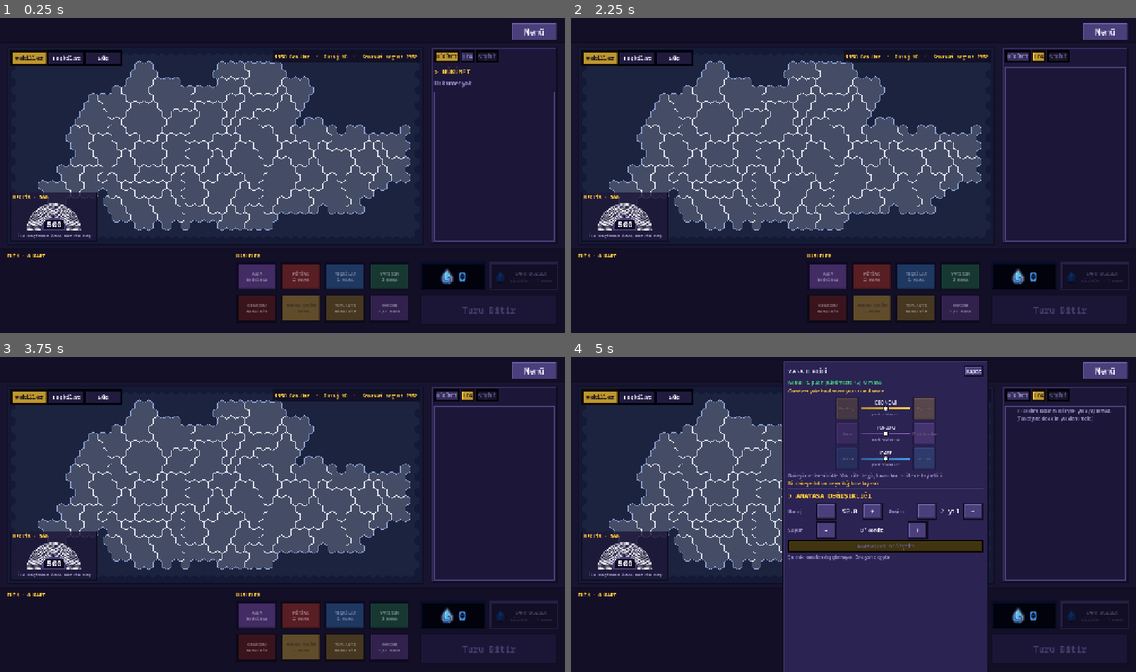
Above: before the commit, frames 1-4 (two rows, left to right).
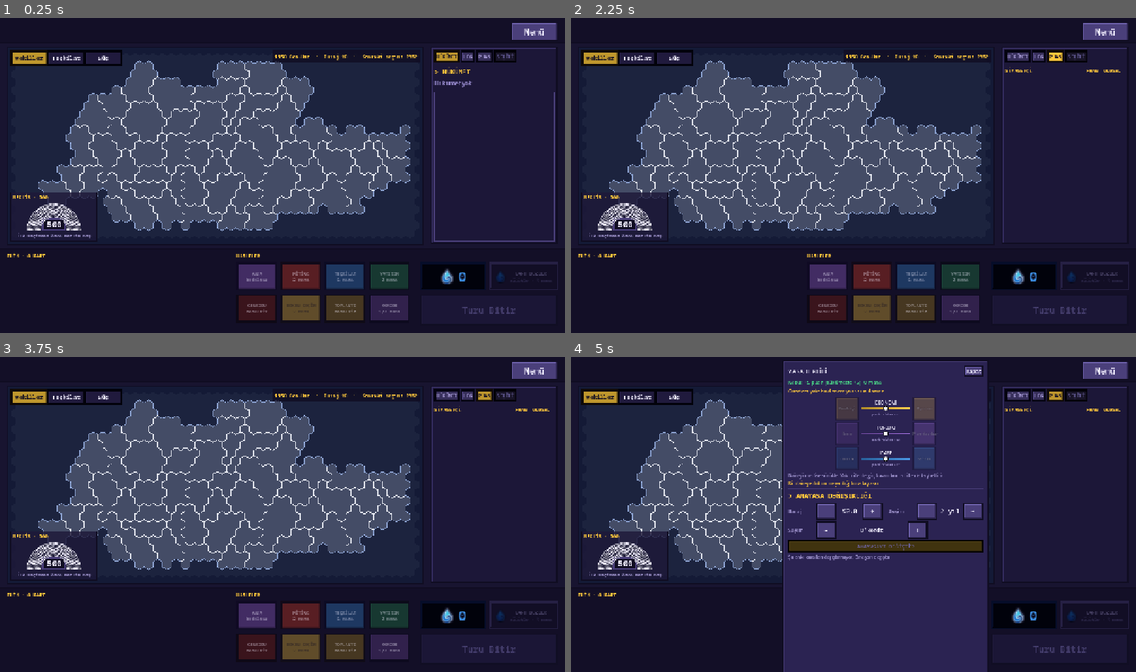
Above: after the commit, the same moments.

Repository: TriQue06/siyaset_oyunu_test_experimental
Game: Godot game, scene res://scenes/GameScreen.tscn
Two runs of this game, one before a commit and one after it. Both use one fixed random seed, a clock stepped at 60 frames per second and the inputs below. This scene is started directly instead of the project's main scene. Sound files missing from this copy of the repository are replaced by a short silence.
Inputs (mouse positions are in pixels of both pictures, inside the frame that each line leads up to):
- Up to frame 1 (0.25 s): no input
- Up to frame 2 (2.25 s): click "HÜKÜMET" at 0.5 s; click "LOG" at 1.25 s; click (1056, 55) at 2 s, where only the run after the commit has a clickable "PUAN"
- Up to frame 3 (3.75 s): click "Menü" at 2.75 s; click "Devam Et (ESC)" at 3.5 s
- Up to frame 4 (5 s): click "YASA bedelsiz" at 4.25 s

The runs differ from the first frame. In frame 1, 0.2% of the frame differs, in the area x 84-92%, y 10-15%; in frame 2, 0.7%; in frame 3, 0.7%; in frame 4, 1.0%, in the area x 76-99%, y 10-72%.

Commit message:
Sürüm 0.0.149: sağ sütunda puan tablosu sekmesi, jenerik müziği daha yüksek
Co-Authored-By: Claude Opus 5.5 <noreply@anthropic.com>

Diff:
--- a/siyaset-oyunu/project.godot
+++ b/siyaset-oyunu/project.godot
@@ -11,7 +11,7 @@
 [application]
 
 config/name="Siyaset Oyunu"
-config/version="0.0.148"
+config/version="0.0.149"
 run/main_scene="res://scenes/Lobby.tscn"
 config/quit_on_go_back=false
 config/features=PackedStringArray("4.7", "Forward Plus")
--- a/siyaset-oyunu/scripts/audio_manager.gd
+++ b/siyaset-oyunu/scripts/audio_manager.gd
@@ -52,7 +52,7 @@
 const GAME_TRACKS := ["game", "game2"]
 ## Parça başına ses kazancı (dB) ve fade süreleri (saniye). game2 kaynakta
 ## ~1,7 dB daha yüksek: kazancı ona göre eşitlendi.
-const MUSIC_GAIN := {"game": -10.0, "game2": -11.7, "election": -3.0, "credits": -5.0}
+const MUSIC_GAIN := {"game": -10.0, "game2": -11.7, "election": -3.0, "credits": 0.0}
 const MUSIC_FADE_IN := {"game": 3.0, "game2": 3.0, "election": 0.35, "credits": 0.5}
 const MUSIC_FADE_OUT := {"game": 3.0, "game2": 3.0, "election": 0.4, "credits": 3.0}
 ## Parçaların ilk saniyesi atlanır (giriş vuruşu/sessizliği istenmiyor).
--- a/siyaset-oyunu/scripts/game_screen.gd
+++ b/siyaset-oyunu/scripts/game_screen.gd
@@ -710,9 +710,9 @@
 	if _side_tabs == null:
 		_side_tabs = HBoxContainer.new()
 		_side_tabs.add_theme_constant_override("separation", 4)
-		for i in 3:
+		for i in 4:
 			var tab := Button.new()
-			tab.text = ["HÜKÜMET", "LOG", "SEÇİLİ"][i]
+			tab.text = ["HÜKÜMET", "LOG", "PUAN", "SEÇİLİ"][i]
 			tab.focus_mode = Control.FOCUS_NONE
 			tab.add_theme_font_size_override("font_size", 11)
 			tab.add_theme_font_override("font", UiTheme.mono(true))
@@ -721,10 +721,87 @@
 			_side_tabs.add_child(tab)
 		vbox.add_child(_side_tabs)
 		vbox.move_child(_side_tabs, 0)
+		# PUAN TABLOSU: bütün siyasetçilerin puanı ve partilerinin ulusal puanı.
+		_score_scroll = ScrollContainer.new()
+		_score_scroll.horizontal_scroll_mode = ScrollContainer.SCROLL_MODE_DISABLED
+		_score_scroll.size_flags_vertical = Control.SIZE_EXPAND_FILL
+		_score_scroll.hide()
+		_score_box = VBoxContainer.new()
+		_score_box.add_theme_constant_override("separation", 4)
+		_score_box.size_flags_horizontal = Control.SIZE_EXPAND_FILL
+		_score_box.add_theme_constant_override("separation", 4)
+		var gutter := MarginContainer.new()
+		gutter.add_theme_constant_override("margin_right", 10)
+		gutter.size_flags_horizontal = Control.SIZE_EXPAND_FILL
+		_score_scroll.add_child(gutter)
+		gutter.add_child(_score_box)
+		vbox.add_child(_score_scroll)
+		vbox.move_child(_score_scroll, 1)
 	_refresh_side_tabs()
 
+var _score_scroll: ScrollContainer
+var _score_box: VBoxContainer
+
+## Puan tablosu: siyasetçiler puana göre sıralı; satırda sıra, parti rengi,
+## siyasetçi ve partisi, puan, partinin ulusal puanı (kamuoyu).
+func _refresh_score_table() -> void:
+	if _score_box == null or not _score_scroll.visible:
+		return
+	for child in _score_box.get_children():
+		child.queue_free()
+	var header := HBoxContainer.new()
+	header.add_theme_constant_override("separation", 6)
+	var title := _section_label("SİYASETÇİ")
+	title.size_flags_horizontal = Control.SIZE_EXPAND_FILL
+	header.add_child(title)
+	for column in ["PUAN", "ULUSAL"]:
+		var label := _section_label(column)
+		label.custom_minimum_size = Vector2(46, 0)
+		label.horizontal_alignment = HORIZONTAL_ALIGNMENT_RIGHT
+		header.add_child(label)
+	_score_box.add_child(header)
+	var ids: Array = _ordered_peer_ids().duplicate()
+	ids.sort_custom(func(a, b): return GovernmentManager.score_of(int(a)) > GovernmentManager.score_of(int(b)))
+	var me := multiplayer.get_unique_id()
+	for i in ids.size():
+		var peer_id := int(ids[i])
+		var pid := CardManager.party_of(peer_id)
+		var party: Dictionary = PartyManager.data_of(pid)
+		var row := PanelContainer.new()
+		var style := StyleBoxFlat.new()
+		style.bg_color = Color("2a2350") if peer_id == me else Color("15112b")
+		style.border_color = party.get("bg_color", Color.GRAY)
+		style.border_width_left = 4
+		style.content_margin_left = 6
+		style.content_margin_right = 6
+		style.content_margin_top = 3
+		style.content_margin_bottom = 3
+		row.add_theme_stylebox_override("panel", style)
+		var line := HBoxContainer.new()
+		line.add_theme_constant_override("separation", 6)
+		row.add_child(line)
+		var rank := _table_value(str(i + 1), 16.0, UiTheme.TEXT_DIM, 11)
+		line.add_child(rank)
+		var names := VBoxContainer.new()
+		names.add_theme_constant_override("separation", -3)
+		names.size_flags_horizontal = Control.SIZE_EXPAND_FILL
+		line.add_child(names)
+		var person := PoliticianPresets.display_name(peer_id)
+		var name_label := _avatar_label(person, _fit_font_size(person, 150.0, 12, 8), UiTheme.GOLD if peer_id == me else UiTheme.TEXT)
+		name_label.clip_text = false
+		name_label.add_theme_font_override("font", UiTheme.mono(true))
+		names.add_child(name_label)
+		var party_text := "Bağımsız" if PartyManager.is_independent(pid) else String(party.get("name", "?"))
+		if CardManager.is_party_member(peer_id):
+			party_text += " · üye"
+		names.add_child(_avatar_label(party_text, 10, UiTheme.TEXT_MUTED))
+		line.add_child(_table_value(str(GovernmentManager.score_of(peer_id)), 40.0, UiTheme.GOLD, 13))
+		var national := CardManager.national_of(pid)
+		line.add_child(_table_value("%+.1f" % national, 46.0, ProvincePanel._opinion_color(national), 12))
+		_score_box.add_child(row)
+
 func _on_side_tab(index: int) -> void:
-	if index == 2:
+	if index == 3:
 		return  # "Seçili" bir il ya da partiye dokununca açılır
 	_side_tab = index
 	_hide_profile()
@@ -736,16 +813,19 @@
 	if _side_tabs == null:
 		return
 	var selected_open := _left_dock != null and _left_dock.visible
-	var active := 2 if selected_open else _side_tab
+	var active := 3 if selected_open else _side_tab
 	for i in _side_tabs.get_child_count():
 		var tab := _side_tabs.get_child(i) as Button
 		UiSkin.skin_color_button(tab, UiTheme.GOLD if i == active else UiTheme.PANEL_LIGHT)
 		tab.add_theme_color_override("font_color", UiTheme.INK if i == active else UiTheme.TEXT_MUTED)
-		tab.disabled = i == 2 and not selected_open
+		tab.disabled = i == 3 and not selected_open
+	if _score_scroll != null:
+		_score_scroll.visible = not selected_open and _side_tab == 2
 	if not selected_open:
 		government_vbox.visible = _side_tab == 0
 		if _event_log != null:
-			_event_log.visible = true
+			_event_log.visible = _side_tab != 2
+	_refresh_score_table()
 
 ## Seçim yapılınca HERKESİN ekranında tetiklenir: ekran kararıp seçim
 ## sonuçları animasyon ekranına geçilir, oradan otomatik olarak buraya (yeni
@@ -2677,6 +2757,7 @@
 ## Puan tablosu da aynı evrensel tabloda (DURUM sekmesi).
 func _refresh_score_panel() -> void:
 	_rebuild_player_panel()
+	_refresh_score_table()
 
 # --- Hamleler: yasa tasarla, teşkilat, karalama hedefi -------------------
 
--- a/siyaset-oyunu/tools/party_politics_preview.gd
+++ b/siyaset-oyunu/tools/party_politics_preview.gd
@@ -46,6 +46,10 @@
 	root.add_child(scene)
 	await _frames(30)
 	_shot("party_politics_board")
+	scene._on_side_tab(2)
+	await _frames(5)
+	_shot("party_politics_scores")
+	scene._on_side_tab(0)
 	var list: Control = scene.player_panel_list
 	print("LISTE boy=%s avatar_h=%.1f" % [str(list.size), scene._avatar_height])
 	print("VIEWPORT %s  panel=%s" % [str(scene.get_viewport_rect().size), str((scene.get_node("PlayerPanel") as Control).get_global_rect())])
Not shown, changed: siyaset-oyunu/export_presets.cfg
